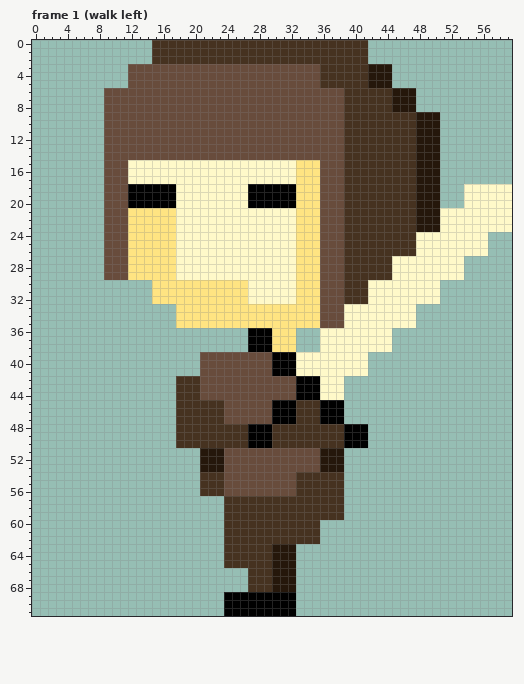
Pixel-art file -- art/testplayer.ase. The first picture shows the starting point.
60x72 pixels, 16 frames. Shown: frame 1 (walk left). The commit also changed other frames, which this record leaves out.
The result:
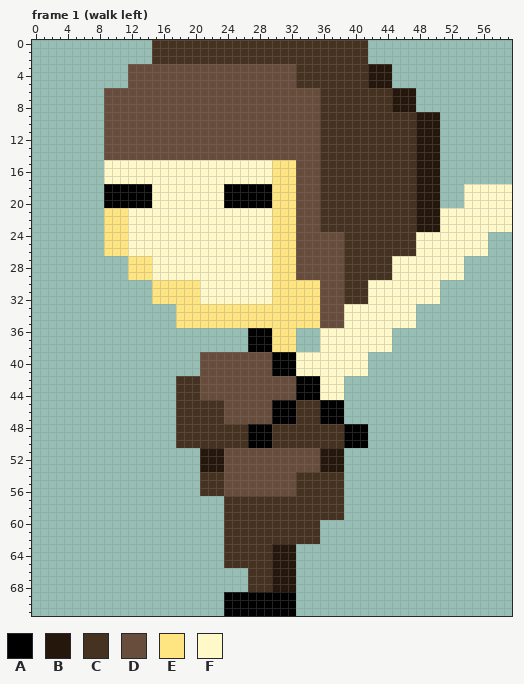
Palette (. is transparent): A #000000  B #25170b  C #463220  D #684c3c  E #ffe482  F #fff9c9
Edits made:
Frame 1 (walk left), layer "head":
The author changed colour D to colour A in rows 18 to 20 at x 9 to 11.
The author changed colour F to colour A in rows 18 to 20 at x 24 to 26.
The author changed colour D to colour C in rows 3 to 5 at x 33 to 35; in rows 6 to 23 at x 36 to 38.
The author changed colour E to colour D in rows 15 to 29 at x 33 to 35.
The author changed colour A to colour E in rows 18 to 20 at x 30 to 32.
The author changed colour D to colour E in rows 21 to 26 at x 9 to 11.
The author changed colour F to colour E in rows 15 to 17 at x 30 to 32; in rows 21 to 32 at x 30 to 32.
The author changed colour A to colour F in rows 18 to 20 at x 15 to 17.
The author changed colour D to colour F in rows 15 to 17 at x 9 to 11.
The author changed colour E to colour F in rows 21 to 26 at x 12 to 17; in rows 27 to 29 at x 15 to 17; in rows 30 to 32 at x 21 to 26.
The edit erases colour D in rows 27 to 29 at x 9 to 11.
